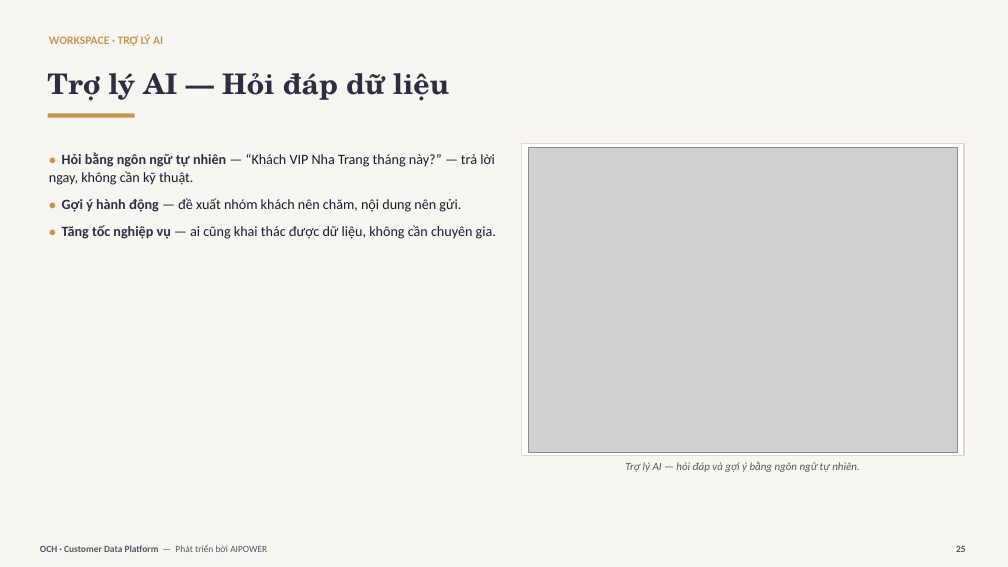
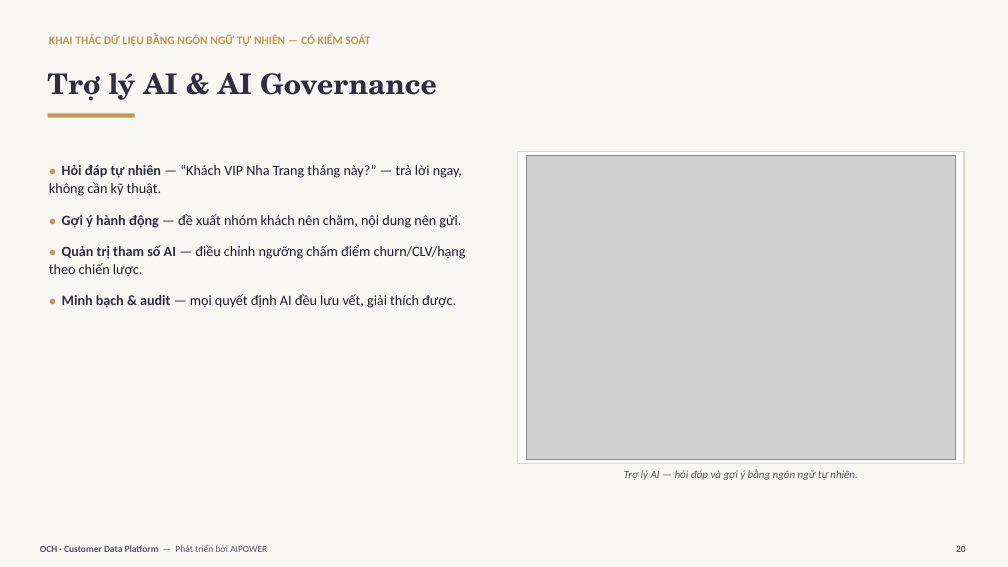
Before and after one commit to trungtm78/AICDP, a slide deck: slide 20 of docs/OCH-CDP-Gioi-thieu.pptx (slide 25 before the commit). Drawn at 1008x567 pixels with LibreOffice and Linux fonts; fonts in the diff are those of the drawing; grey boxes stand for pictures. Boxes give left, top, right and bottom in pixels: in the first picture for what was removed or moved away, otherwise in the second. Text is boxed around its words. In the diff, an @@ line names an element or a change of style, - is before the commit and + after.

```diff
--- a/docs/OCH-CDP-Gioi-thieu.pptx
+++ b/docs/OCH-CDP-Gioi-thieu.pptx
@@ text at [49, 34, 370, 46]: text changed @@
-WORKSPACE · TRỢ LÝ AI
+KHAI THÁC DỮ LIỆU BẰNG NGÔN NGỮ TỰ NHIÊN — CÓ KIỂM SOÁT
@@ text at [47, 73, 437, 101]: text changed @@
-Trợ lý AI — Hỏi đáp dữ liệu
+Trợ lý AI & AI Governance
@@ text "● Hỏi đáp tự nhiên ...": place and size @@
-text "● Hỏi đáp tự nhiên ..." at [49, 152, 496, 239]
+text "● Hỏi đáp tự nhiên ..." at [49, 165, 466, 308]
@@ text at [49, 165, 462, 196]: text changed @@
-● Hỏi bằng ngôn ngữ tự nhiên — “Khách VIP Nha Trang tháng này?” — trả lời ngay, không cần kỹ thuật.
+● Hỏi đáp tự nhiên — “Khách VIP Nha Trang tháng này?” — trả lời ngay, không cần kỹ thuật.
@@ rectangle: place and size @@
-rectangle at [522, 144, 964, 456]
+rectangle at [518, 151, 964, 464]
@@ picture: place and size @@
-picture at [529, 147, 957, 452]
+picture at [527, 155, 956, 460]
@@ text at [62, 214, 461, 228]: more space between paragraphs @@
@@ text at [49, 245, 466, 308]: text changed @@
-● Tăng tốc nghiệp vụ — ai cũng khai thác được dữ liệu, không cần chuyên gia.
+● Quản trị tham số AI — điều chỉnh ngưỡng chấm điểm churn/CLV/hạng theo chiến lược.
+● Minh bạch & audit — mọi quyết định AI đều lưu vết, giải thích được.
@@ text "Trợ lý AI — hỏi ...": place and size @@
-text "Trợ lý AI — hỏi ..." at [625, 461, 859, 472]
+text "Trợ lý AI — hỏi ..." at [624, 469, 857, 480]
```
Also in this commit, not shown: 32 other slides changed, 13 slides added, 21 slides removed.
